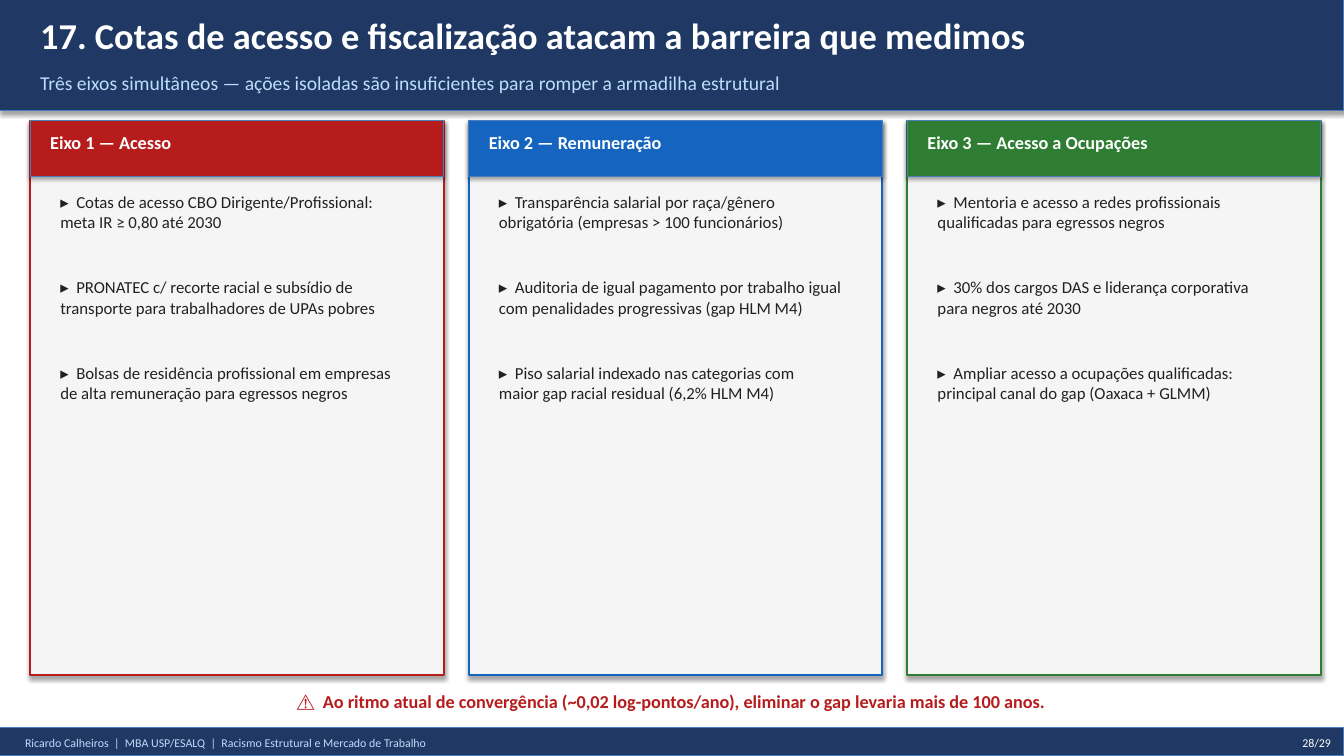
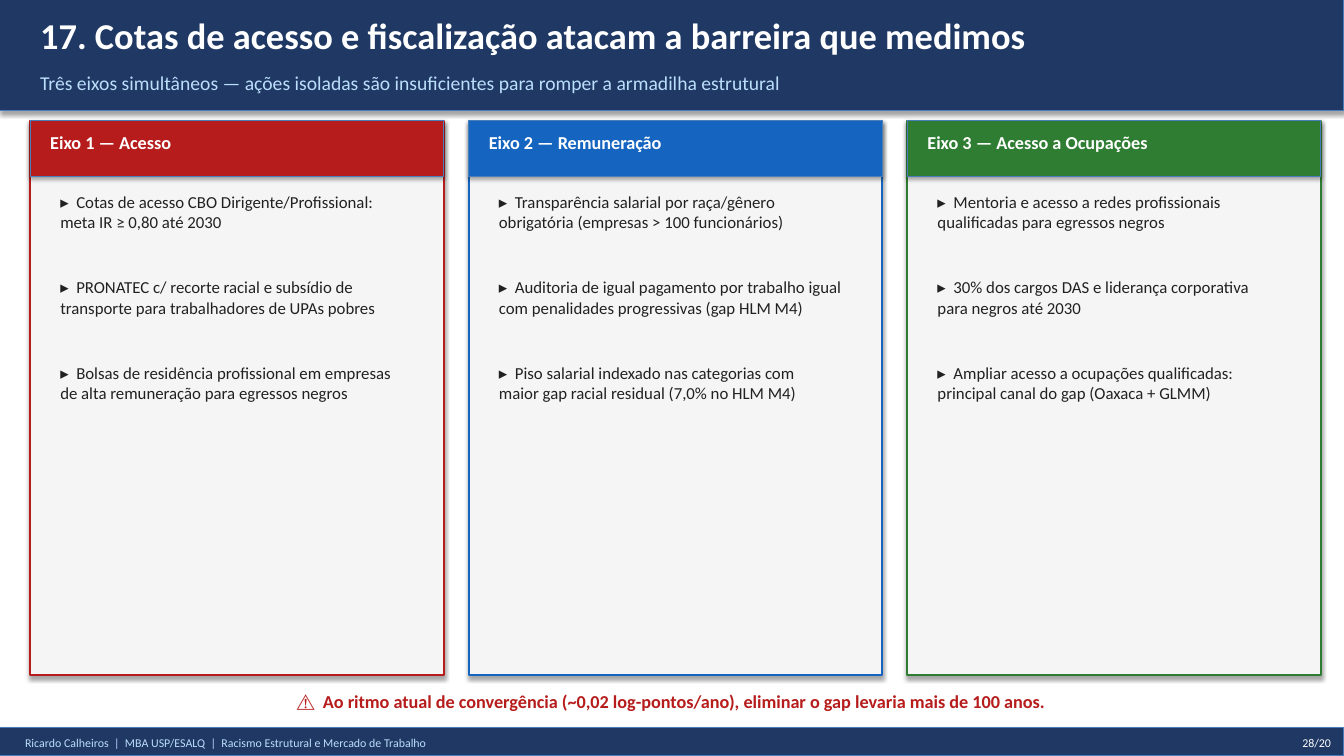
Before and after one commit to rickinrj-ux/ProjetoRacismoPNAD, a slide deck: slide 19 of entregaveis/apresentacao_tcc.pptx. Drawn at 1344x756 pixels with LibreOffice and Linux fonts; fonts in the diff are those of the drawing. Boxes give left, top, right and bottom in pixels: in the first picture for what was removed or moved away, otherwise in the second. Text is boxed around its words. In the diff, an @@ line names an element or a change of style, - is before the commit and + after.

```diff
--- a/entregaveis/apresentacao_tcc.pptx
+++ b/entregaveis/apresentacao_tcc.pptx
@@ text at <box>499,367,796,402</box>: text changed @@
-▸ Piso salarial indexado nas categorias com
-maior gap racial residual (6,2% HLM M4)
+▸ Piso salarial indexado nas categorias com
+maior gap racial residual (7,0% no HLM M4)
@@ text at <box>1302,739,1331,748</box>: text changed @@
-28/29
+28/20
```
Also in this commit, not shown: 16 other slides changed, 3 slides added, 3 slides removed, 1 other file.
